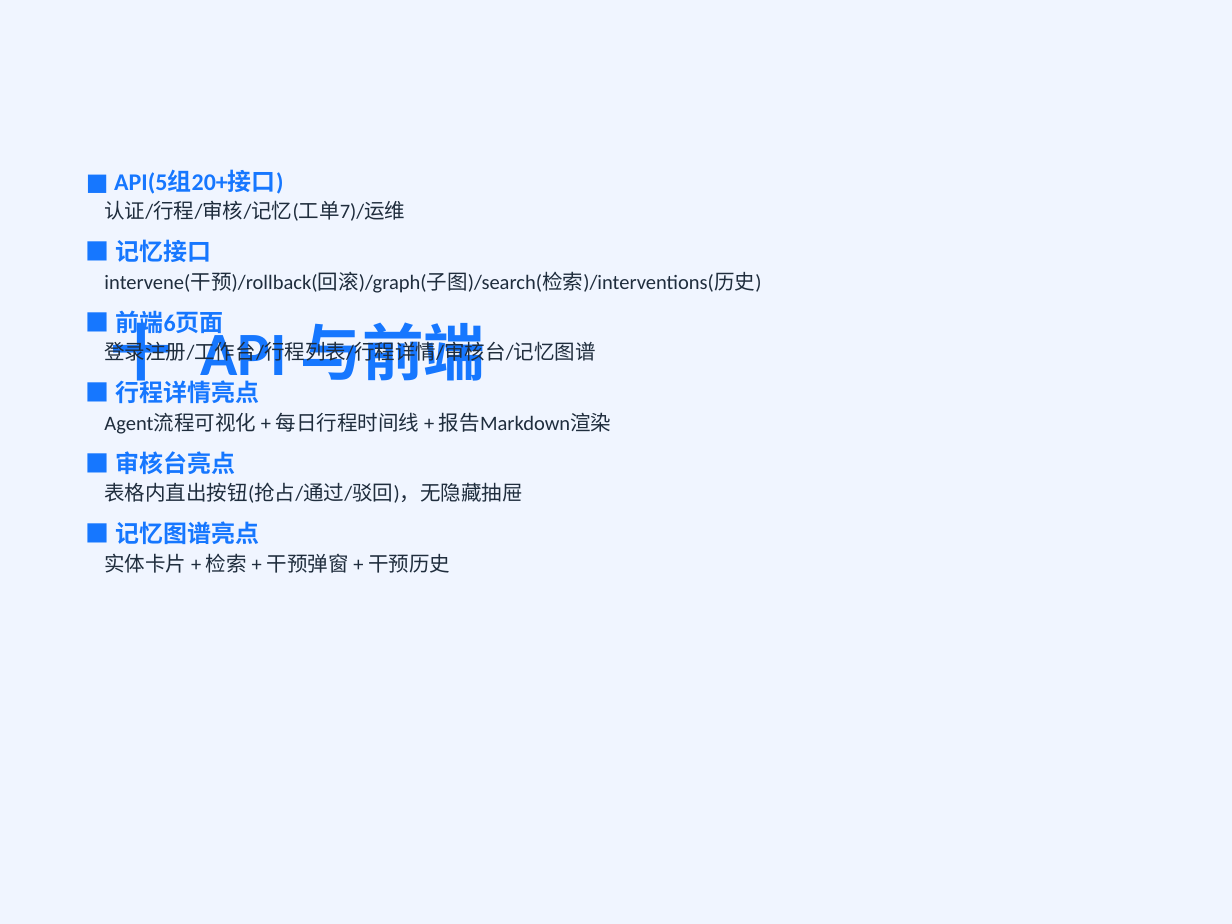
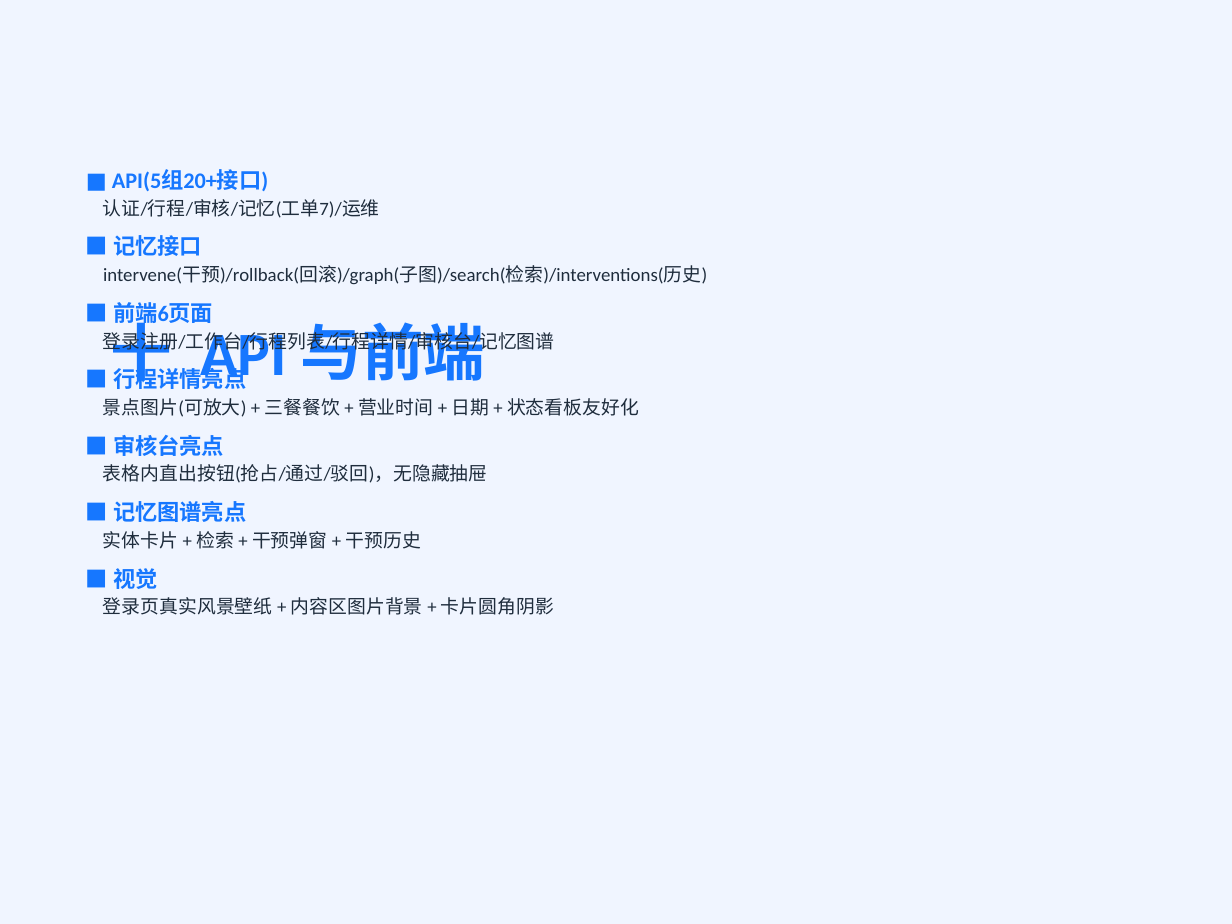
Before and after one commit to 1111776/wenlv, a slide deck: slide 12 of docs/项目讲解.pptx. Drawn at 1232x924 pixels with LibreOffice and Linux fonts; fonts in the diff are those of the drawing. Boxes give left, top, right and bottom in pixels: in the first picture for what was removed or moved away, otherwise in the second. Text is boxed around its words. In the diff, an @@ line names an element or a change of style, - is before the commit and + after.

```diff
--- a/docs/项目讲解.pptx
+++ b/docs/项目讲解.pptx
@@ text at box(103, 169, 707, 549): size 14 to 13 pt in "■ API(5组20+接口)", "■ 记忆接口", "■ 前端6页面", "■ 行程详情亮点" and 2 more places; size 12 to 11 pt in "认证/行程/审核/记忆(工单7)/运维", "intervene(干预)/rollback(回滚)/graph(子图)/search(检索)/intervention ...", "登录注册/工作台/行程列表/行程详情/审核台/记忆图谱", "表格内直出按钮(抢占/通过/驳回)，无隐藏抽屉" and 1 more places @@
@@ text at box(103, 398, 639, 417): text changed; size 12 to 11 pt @@
-Agent流程可视化 + 每日行程时间线 + 报告Markdown渲染
+景点图片(可放大) + 三餐餐饮 + 营业时间 + 日期 + 状态看板友好化
@@ text at box(103, 568, 554, 615): paragraphs added @@
+■ 视觉
+登录页真实风景壁纸 + 内容区图片背景 + 卡片圆角阴影
```
Also in this commit, not shown: 3 other slides changed, 13 other files.
